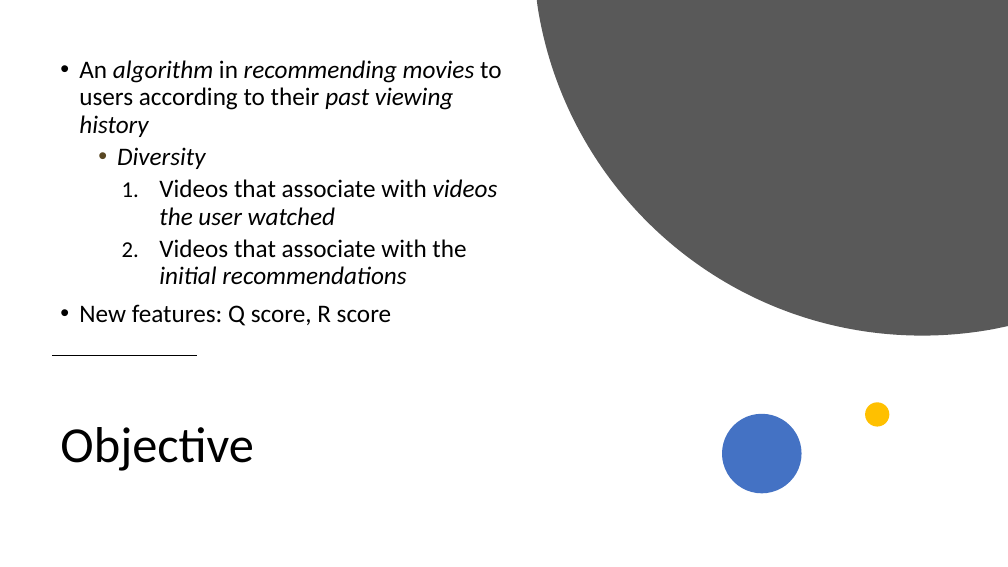
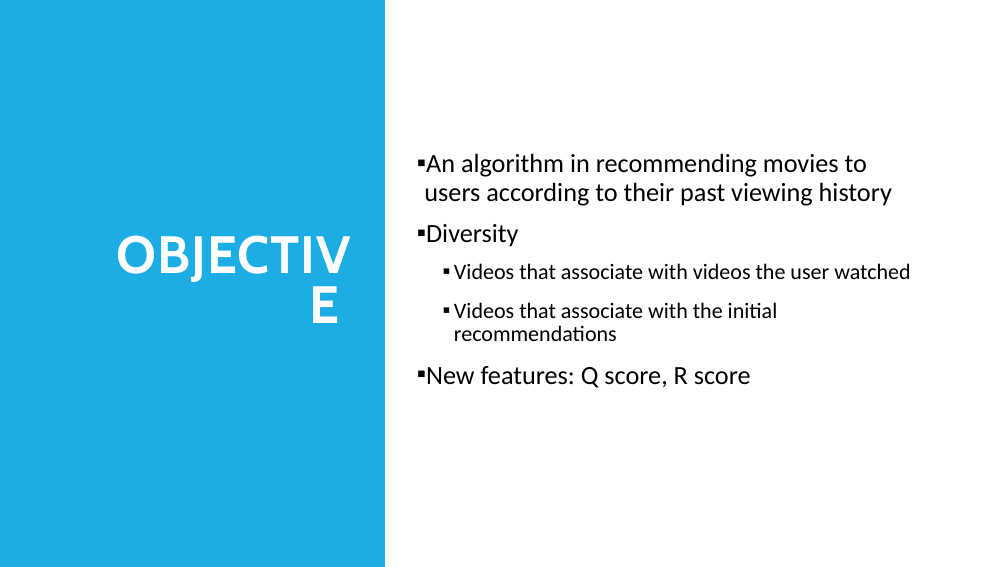
Before and after one commit to 96ian/py, a slide deck: slide 2 of gp/anime_recom.pptx. Drawn at 1008x567 pixels with LibreOffice and Linux fonts; fonts in the diff are those of the drawing. Boxes give left, top, right and bottom in pixels: in the first picture for what was removed or moved away, otherwise in the second. Text is boxed around its words. In the diff, an @@ line names an element or a change of style, - is before the commit and + after.

```diff
--- a/gp/anime_recom.pptx
+++ b/gp/anime_recom.pptx
@@ rectangle added at bbox=[0, 0, 385, 567], fill #1CADE4 @@
@@ freeform shape removed at bbox=[537, 0, 1008, 336] @@
@@ text "An algorithm in recommending movies ...": place and size @@
-text "An algorithm in recommending movies ..." at bbox=[79, 60, 501, 326]
+text "An algorithm in recommending movies ..." at bbox=[424, 153, 910, 388]
@@ text "An algorithm in recommending movies ..." at bbox=[424, 153, 910, 388]: size 24 to 25 pt in "An algorithm in recommending movies to users ...", "Diversity", "New features: Q score, R score"; italic off in "algorithm recommending movies past viewing history", "Diversity", "videos the user watched", "initial recommendations"; size 24 to 21 pt in "Videos that associate with videos the user ...", "Videos that associate with the initial recommendations"; bullet • to ▪; more space between paragraphs; list level 2 to 1 in "Diversity"; bullet colour #594723 to #000000; bullet 1. to ▪ @@
@@ line removed from (53, 355) to (197, 355) @@
@@ ellipse removed at bbox=[722, 414, 802, 493] @@
@@ ellipse removed at bbox=[865, 402, 889, 426] @@
@@ title at bbox=[60, 427, 254, 471]: text changed; size 48 to 50 pt; font Calibri to Cabin; text colour #000000 to #FFFFFF; bold on @@
-Objective
+OBJECTIVE
```
Also in this commit, not shown: 16 other slides changed, 7 slides added.
